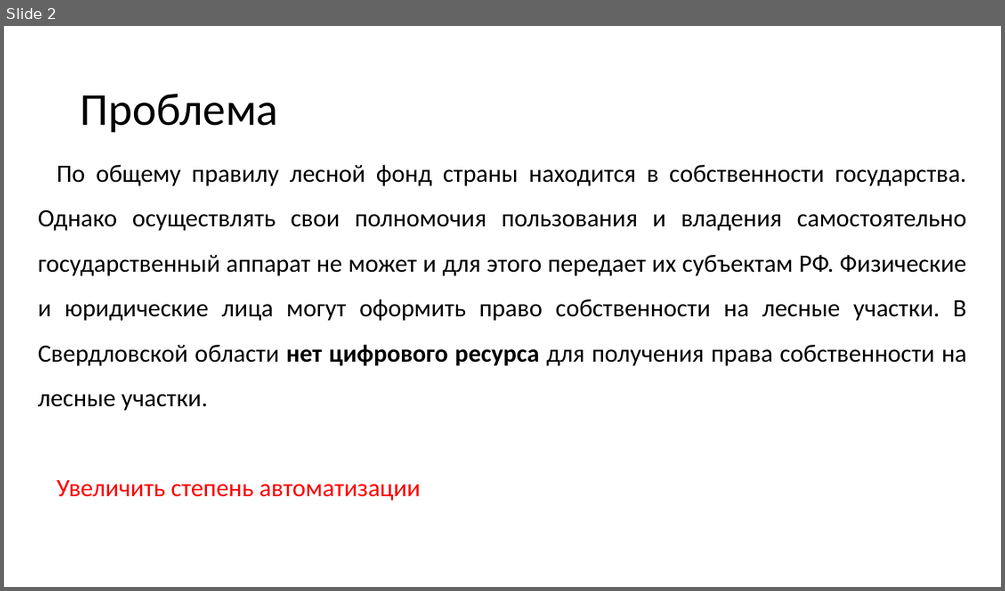
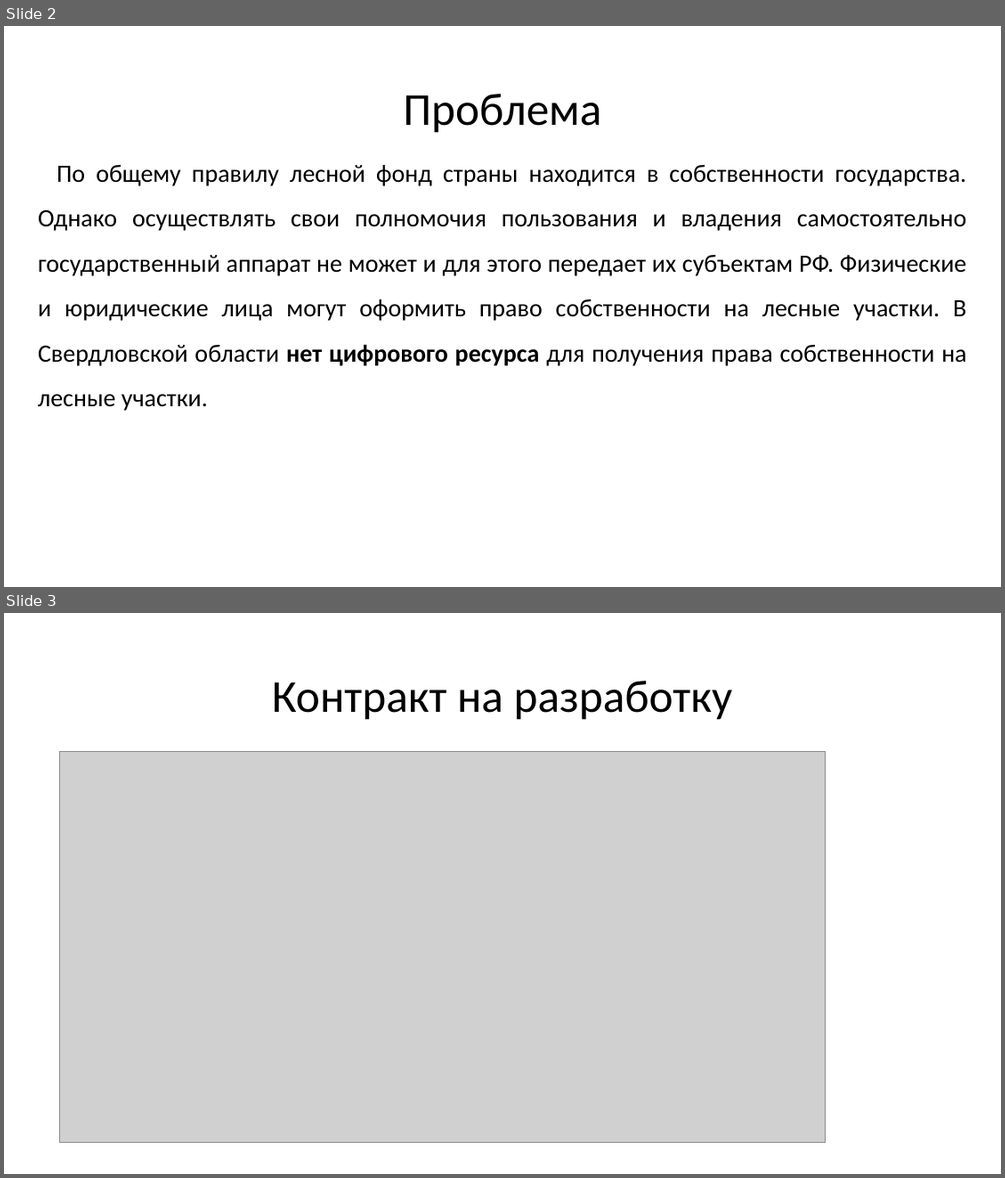
Before and after one commit to mcdodik20008/docs, a slide deck: Презентация.pptx. Shown one above the other, each under a label of ours: slide 2 before the commit, slides 2 and 3 after it. The pictures are 1005x591 and 1005x1178 pixels, drawn with LibreOffice and Linux fonts; fonts in the diff are those of the drawing; grey boxes stand for pictures. Boxes give left, top, right and bottom in pixels: in the first picture for what was removed or moved away, otherwise in the second. Text is boxed around its words. In the diff, an @@ line names an element or a change of style, - is before the commit and + after.

```diff
--- a/Презентация.pptx
+++ b/Презентация.pptx
@@ slide 3 added at [4, 613, 1001, 1174], background #FFFFFF @@
@@ title added at [272, 681, 733, 720], 44 pt, text #303030 @@
+Контракт на разработку
@@ picture added at [59, 751, 825, 1143] @@
@@ slide 2 changed as well @@
@@ title "Проблема" at [403, 94, 601, 133]: text colour #000000 to #303030; alignment left to centre @@
@@ text "По общему правилу лесной фонд ..." at [38, 165, 967, 410]: text colour #000000 to #303030 @@
@@ text at [57, 480, 421, 500]: paragraph removed @@
-Увеличить степень автоматизации
```
Also in this commit, not shown: 8 other slides changed, 3 other slides added, 1 other file.
